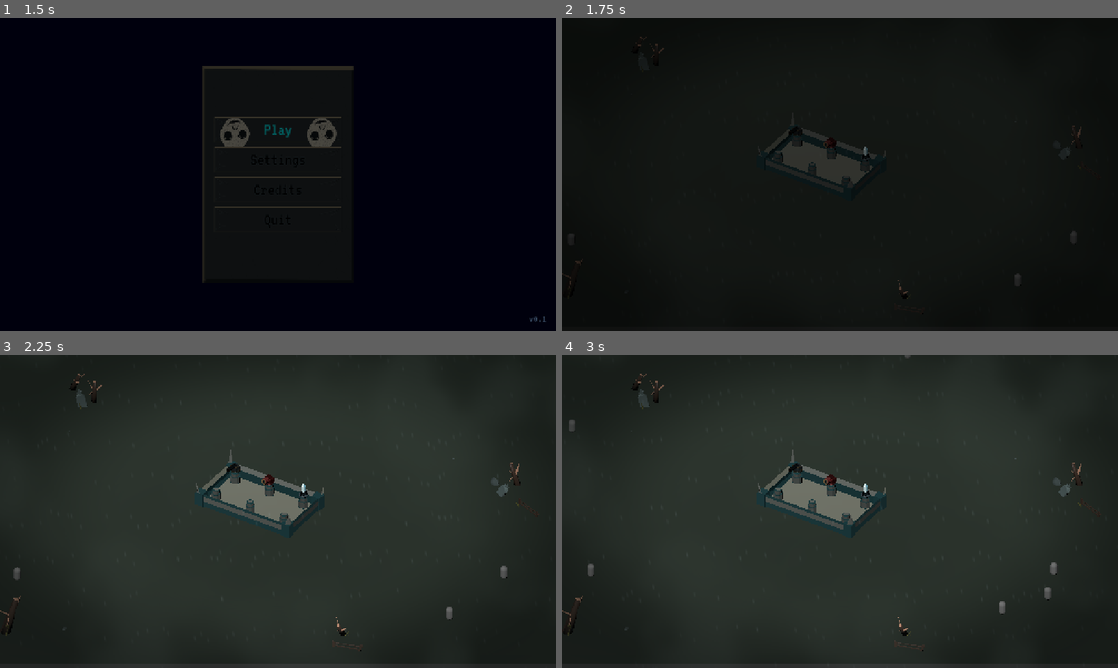
Above: before the commit, frames 1-4 (two rows, left to right).
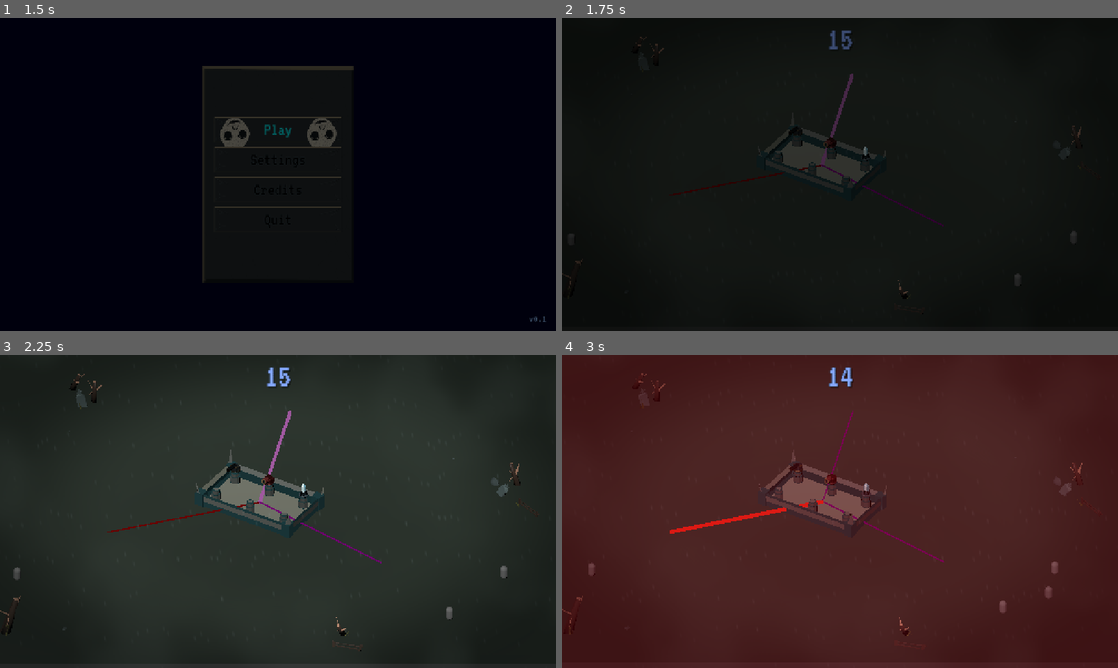
Above: after the commit, the same moments.

Repository: JeremyMarkWilcox/Tower-Defense
Game: Godot game, scene res://core/ui/boot.tscn
Two runs of this game, one before a commit and one after it. Both use one fixed random seed, a clock stepped at 60 frames per second and the inputs below. Sound files missing from this copy of the repository are replaced by a short silence.
Inputs (mouse positions are in pixels of both pictures, inside the frame that each line leads up to):
- Up to frame 1 (1.5 s): click "Play" at 0.5 s; click "Play" at 1.25 s
- Up to frame 2 (1.75 s): no input
- Up to frame 3 (2.25 s): tap Enter at 2 s; move the mouse to (400, 495) at 2.02 s; hold Right (ui_right) from 2.03 s (still down); hold N (call_next_wave, bound only before the commit) from 2.03 s (still down); click (400, 495) at 2.17 s
- Up to frame 4 (3 s): tap B at 2.3, 2.85 s; move the mouse to (728, 527) at 2.77 s; release Right (ui_right) at 2.78 s; release N (call_next_wave, bound only before the commit) at 2.78 s; hold Down (ui_down) from 2.78 s (still down); click (728, 527) at 2.92 s

Frame 1 is identical in both runs. In frame 2, 0.5% of the frame differs, in the area x 19-69%, y 4-67%; in frame 3, 0.5%; in frame 4, 100%, in the area x 0-100%, y 0-100%.

Commit message:
Added threads to game

Diff:
--- a/core/autoloads/settings.gd
+++ b/core/autoloads/settings.gd
@@ -13,7 +13,6 @@
 
 var _config := ConfigFile.new()
 
-var game_speed := 1.0
 
 func _ready() -> void:
 	load_settings()
@@ -55,7 +54,6 @@
 	_config.set_value("display", "ui_scale", ui_scale)
 	_config.set_value("accessibility", "screen_shake", screen_shake)
 	_config.set_value("accessibility", "flashing", flashing)
-	_config.set_value("gameplay", "game_speed", game_speed)
 	var error := _config.save(CONFIG_PATH)
 	if error != OK:
 		push_warning("Settings: could not save %s" % CONFIG_PATH)
@@ -70,7 +68,6 @@
 	ui_scale = _config.get_value("display", "ui_scale", ui_scale)
 	screen_shake = _config.get_value("accessibility", "screen_shake", screen_shake)
 	flashing = _config.get_value("accessibility", "flashing", flashing)
-	game_speed = _config.get_value("gameplay", "game_speed", game_speed)
 
 
 func _apply_all() -> void:
@@ -79,7 +76,6 @@
 	if not OS.has_feature("web"):  # browsers only allow fullscreen after a click
 		_apply_fullscreen()
 	get_tree().root.content_scale_factor = ui_scale
-	Engine.time_scale = game_speed
 
 
 func _apply_volume(bus: String) -> void:
@@ -94,9 +90,3 @@
 func _apply_fullscreen() -> void:
 	var mode := DisplayServer.WINDOW_MODE_FULLSCREEN if fullscreen else DisplayServer.WINDOW_MODE_WINDOWED
 	DisplayServer.window_set_mode(mode)
-
-
-func set_game_speed(value: float) -> void:
-	game_speed = value
-	Engine.time_scale = game_speed
-	changed.emit()
--- a/core/ui/settings_menu.gd
+++ b/core/ui/settings_menu.gd
@@ -12,8 +12,6 @@
 @export var back_button: Button
 @export var controls_button: Button
 @export var controls_menu: BaseMenu
-@export var game_speed_slider: HSlider
-@export var game_speed_value_label: Label
 @export var ui_scale_down_button: Button
 @export var ui_scale_up_button: Button
 @export var ui_scale_value_label: Label
@@ -30,7 +28,6 @@
 	shake_toggle.toggled.connect(Settings.set_screen_shake)
 	flash_toggle.toggled.connect(Settings.set_flashing)
 	back_button.pressed.connect(MenuManager.close_menu)
-	game_speed_slider.value_changed.connect(_on_game_speed_changed)
 	ui_scale_down_button.pressed.connect(_step_ui_scale.bind(-1))
 	ui_scale_up_button.pressed.connect(_step_ui_scale.bind(1))
 
@@ -53,15 +50,6 @@
 	super()
 
 
-func _on_game_speed_changed(value: float) -> void:
-	Settings.set_game_speed(value)
-	_update_game_speed_label(value)
-
-
-func _update_game_speed_label(value: float) -> void:
-	game_speed_value_label.text = "%sx" % value
-
-
 func _sync_from_settings() -> void:
 	master_slider.set_value_no_signal(Settings.volumes["Master"])
 	music_slider.set_value_no_signal(Settings.volumes["Music"])
@@ -74,8 +62,6 @@
 	fullscreen_toggle.set_pressed_no_signal(is_fullscreen)
 	shake_toggle.set_pressed_no_signal(Settings.screen_shake)
 	flash_toggle.set_pressed_no_signal(Settings.flashing)
-	game_speed_slider.set_value_no_signal(Settings.game_speed)
-	_update_game_speed_label(Settings.game_speed)
 	_update_ui_scale_display()
 
 
--- a/core/ui/settings_menu.tscn
+++ b/core/ui/settings_menu.tscn
@@ -3,7 +3,7 @@
 [ext_resource type="Script" uid="uid://ofjd23x0aj6q" path="res://core/ui/settings_menu.gd" id="1_ig1xr"]
 [ext_resource type="Theme" uid="uid://big3vhu7k1hbb" path="res://core/theme/base_theme.tres" id="3_2255v"]
 
-[node name="SettingsMenu" type="Control" unique_id=662873383 …(138 unchanged characters)… le", "back_button", "controls_button", "game_speed_slider", "game_speed_value_label", "ui_scale_down_button", "ui_scale_up_button", "ui_scale_value_label", "first_focus", "focus_chain")]
+[node name="SettingsMenu" type="Control" unique_id=662873383 …(138 unchanged characters)… le", "back_button", "controls_button", "ui_scale_down_button", "ui_scale_up_button", "ui_scale_value_label", "first_focus", "focus_chain")]
 layout_mode = 3
 anchors_preset = 15
 anchor_right = 1.0
@@ -20,13 +20,11 @@
 flash_toggle = NodePath("VBoxMain/ScrollContainer/ScrollerVBox/FlashingEffectsBox/FlashingEffects")
 back_button = NodePath("VBoxMain/BackButton")
 controls_button = NodePath("VBoxMain/ScrollContainer/ScrollerVBox/ControlsButton")
-game_speed_slider = NodePath("VBoxMain/ScrollContainer/ScrollerVBox/GameSpeedBox/GameSpeedSlider")
-game_speed_value_label = NodePath("VBoxMain/ScrollContainer/ScrollerVBox/GameSpeedBox/GameSpeedValue")
 ui_scale_down_button = NodePath("VBoxMain/ScrollContainer/ScrollerVBox/UIScale/UiScaleDown")
 ui_scale_up_button = NodePath("VBoxMain/ScrollContainer/ScrollerVBox/UIScale/UiScaleUp")
 ui_scale_value_label = NodePath("VBoxMain/ScrollContainer/ScrollerVBox/UIScale/UiScaleValue")
 first_focus = NodePath("VBoxMain/ScrollContainer/ScrollerVBox/Master/MasterHSlider")
-focus_chain = [NodePath("VBoxMain/ScrollContainer/ScrollerVB …(552 unchanged characters)… ("VBoxMain/ScrollContainer/ScrollerVBox/GameSpeedBox/GameSpeedSlider"), NodePath("VBoxMain/ScrollContainer/ScrollerVBox/ControlsButton"), NodePath("VBoxMain/BackButton")]
+focus_chain = [NodePath("VBoxMain/ScrollContainer/ScrollerVB …(552 unchanged characters)… ("VBoxMain/ScrollContainer/ScrollerVBox/ControlsButton"), NodePath("VBoxMain/BackButton")]
 metadata/_edit_horizontal_guides_ = [-51.0]
 
 [node name="Dim" type="ColorRect" parent="." unique_id=316380518]
@@ -220,28 +218,6 @@
 text = "Gameplay"
 horizontal_alignment = 1
 
-[node name="GameSpeedBox" type="HBoxContainer" parent="VBoxMain/ScrollContainer/ScrollerVBox" unique_id=1834207407]
-layout_mode = 2
-
-[node name="GameSpeedText" type="Label" parent="VBoxMain/ScrollContainer/ScrollerVBox/GameSpeedBox" unique_id=368132536]
-layout_mode = 2
-theme = ExtResource("3_2255v")
-text = "Game Speed        "
-
-[node name="GameSpeedSlider" type="HSlider" parent="VBoxMain/ScrollContainer/ScrollerVBox/GameSpeedBox" unique_id=558781620]
-layout_mode = 2
-size_flags_horizontal = 3
-min_value = 0.5
-max_value = 2.0
-step = 0.25
-value = 0.5
-
-[node name="GameSpeedValue" type="Label" parent="VBoxMain/ScrollContainer/ScrollerVBox/GameSpeedBox" unique_id=1405486294]
-custom_minimum_size = Vector2(50, 0)
-layout_mode = 2
-theme = ExtResource("3_2255v")
-text = "1x\" and \"1.75x"
-
 [node name="ControlsButton" type="Button" parent="VBoxMain/ScrollContainer/ScrollerVBox" unique_id=190658101]
 layout_mode = 2
 size_flags_horizontal = 4
--- a/game/data/enemies/base_enemy/enemy_data.gd
+++ b/game/data/enemies/base_enemy/enemy_data.gd
@@ -10,5 +10,7 @@
 @export_range(1, 10000) var max_health := 10
 @export_range(0, 1000) var stronghold_damage := 1
 @export_range(0, 1000) var bounty := 1
+## Color of Signal Threads that hold this enemy type.
+@export var thread_color := Color.WHITE
 ## Killing a boss wins the run.
 @export var is_boss := false
--- a/game/data/enemies/unique_enemies/cultist.tres
+++ b/game/data/enemies/unique_enemies/cultist.tres
@@ -8,4 +8,5 @@
 display_name = "Cultist"
 scene = ExtResource("1_6guiu")
 bounty = 2
+thread_color = Color(0.44685185, 0.00013880909, 0.44684857, 1)
 metadata/_custom_type_script = "uid://dynep1f7hnh6a"
--- a/game/data/enemies/unique_enemies/greater_demon.tres
+++ b/game/data/enemies/unique_enemies/greater_demon.tres
@@ -11,5 +11,6 @@
 max_health = 300
 stronghold_damage = 50
 bounty = 100
+thread_color = Color(0.4180398, 8.8440254e-07, 1.92523e-07, 1)
 is_boss = true
 metadata/_custom_type_script = "uid://dynep1f7hnh6a"
--- a/game/data/waves/base_data/wave_definition.gd
+++ b/game/data/waves/base_data/wave_definition.gd
@@ -1,9 +1,12 @@
 class_name WaveDefinition
 extends Resource
-## One wave: what spawns, how long until the next wave, and the early-call reward.
+## One wave: the baseline trickle, how long until the next wave, and an optional lull.
 
 @export var groups: Array[SpawnGroup] = []
 ## Seconds until the next wave starts on its own.
-@export_range(1.0, 300.0, 0.5, "suffix:s") var duration := 20.0
-## Gold for calling the next wave before this one's timer runs out.
-@export_range(0, 1000) var early_call_bonus := 3
+@export_range(1.0, 300.0, 0.5, "suffix:s") var duration := 30.0
+## Optional Signal Threads lull for this wave.
+@export var lull: LullDefinition
+## Seconds into the wave before the lull starts. Keep lull_start + the lull's
+## duration under this wave's duration, or the next wave cuts the lull short.
+@export_range(0.0, 300.0, 0.5, "suffix:s") var lull_start := 8.0
--- a/game/data/waves/unique_waves/wave_01.tres
+++ b/game/data/waves/unique_waves/wave_01.tres
@@ -3,6 +3,7 @@
 [ext_resource type="Script" uid="uid://cmo6to4a6tibi" path="res://game/data/waves/base_data/spawn_group.gd" id="1_4buek"]
 [ext_resource type="Resource" uid="uid://crniaq8n2b6bv" path="res://game/data/enemies/unique_enemies/cultist.tres" id="2_7qaua"]
 [ext_resource type="Script" uid="uid://bvroyv8j4sgmi" path="res://game/data/waves/base_data/wave_definition.gd" id="2_x3uce"]
+[ext_resource type="Resource" uid="uid://bchml4lumf1wr" path="res://game/data/threads/lulls/lull_test.tres" id="3_pho53"]
 
 [sub_resource type="Resource" id="Resource_7gs6h"]
 script = ExtResource("1_4buek")
@@ -22,4 +23,6 @@
 [resource]
 script = ExtResource("2_x3uce")
 groups = Array[ExtResource("1_4buek")]([SubResource("Resource_7gs6h"), SubResource("Resource_wo47w"), SubResource("Resource_kba43")])
+lull = ExtResource("3_pho53")
+lull_start = 0.0
 metadata/_custom_type_script = "uid://bvroyv8j4sgmi"
--- a/game/game/game.tscn
+++ b/game/game/game.tscn
@@ -24,6 +24,7 @@
 [ext_resource type="PackedScene" uid="uid://dl7btnuthvvlb" path="res://assets/3d_art/towers/FireTower.glb" id="9_leid8"]
 [ext_resource type="PackedScene" uid="uid://dm6ojjrnrnkqg" path="res://assets/3d_art/towers/IceTower.glb" id="10_8bboj"]
 [ext_resource type="PackedScene" uid="uid://dj4pwl2xdjjfq" path="res://game/ui/run_end_screen.tscn" id="11_3vho3"]
+[ext_resource type="PackedScene" uid="uid://dfad8mr7np0na" path="res://game/threads/signal_threads/signal_system.tscn" id="11_7l47o"]
 [ext_resource type="PackedScene" uid="uid://b82y0h3s65i2h" path="res://assets/3d_art/towers/CannonTower.glb" id="23_5e03w"]
 
 [sub_resource type="ShaderMaterial" id="ShaderMaterial_4cobl"]
@@ -150,6 +151,15 @@
 [node name="IceTower" parent="World" unique_id=879949465 instance=ExtResource("10_8bboj")]
 transform = Transform3D(1, 0, 0, 0, 1, 0, 0, 0, 1, 2.4456089, 2.748484, -1.5844189)
 
+[node name="SignalSystem" parent="World" unique_id=1072541974 instance=ExtResource("11_7l47o")]
+
+[node name="ThreadManager" parent="World/SignalSystem" index="1" unique_id=791041048 node_paths=PackedStringArray("center", "camera")]
+center = NodePath("../../Environment/Stronghold")
+camera = NodePath("../../Camera3D")
+
+[node name="ThreadFeedback" parent="World/SignalSystem" index="3" unique_id=11552838 node_paths=PackedStringArray("camera")]
+camera = NodePath("../../Camera3D")
+
 [node name="Atmosphere" type="CanvasLayer" parent="." unique_id=67527882]
 layer = 0
 
@@ -182,13 +192,14 @@
 
 [node name="Systems" type="Node" parent="." unique_id=1873627118]
 
-[node name="GameManager" type="Node" parent="Systems" unique_id=181638440 node_paths=PackedStringArray("pause_menu", "wave_manager", "end_screen", "stronghold", "gold_manager")]
+[node name="GameManager" type="Node" parent="Systems" unique_id=181638440 node_paths=PackedStringArray("pause_menu", "end_screen", "wave_manager", "stronghold", "gold_manager", "thread_manager")]
 script = ExtResource("1_l1rk1")
 pause_menu = NodePath("../../UI/PauseMenu")
+end_screen = NodePath("../../UI/EndScreen")
 wave_manager = NodePath("../WaveManager")
-end_screen = NodePath("../../UI/EndScreen")
 stronghold = NodePath("../../World/Environment/Stronghold")
 gold_manager = NodePath("../GoldManager")
+thread_manager = NodePath("../../World/SignalSystem/ThreadManager")
 
 [node name="WaveManager" type="Node" parent="Systems" unique_id=1737513906 node_paths=PackedStringArray("enemy_container", "stronghold")]
 script = ExtResource("2_u5opy")
@@ -218,3 +229,4 @@
 
 [editable path="World/Environment/Stronghold"]
 [editable path="World/Environment/Stronghold/stronghold_base"]
+[editable path="World/SignalSystem"]
--- a/game/managers/game_manager.gd
+++ b/game/managers/game_manager.gd
@@ -8,10 +8,11 @@
 
 @export var music: AudioStream
 @export var pause_menu: BaseMenu
+@export var end_screen: RunEndScreen
 @export var wave_manager: WaveManager
-@export var end_screen: RunEndScreen
 @export var stronghold: Stronghold
 @export var gold_manager: GoldManager
+@export var thread_manager: ThreadManager
 
 var state: RunState = RunState.SETUP
 
@@ -33,7 +34,8 @@
 	wave_manager.boss_defeated.connect(_win)
 	wave_manager.enemy_reached_stronghold.connect(stronghold.take_damage)
 	wave_manager.enemy_killed.connect(gold_manager.add_gold)
-	wave_manager.early_call_rewarded.connect(gold_manager.add_gold)
+	wave_manager.lull_requested.connect(thread_manager.start_lull)
+	thread_manager.thread_released.connect(_on_thread_released)
 	stronghold.destroyed.connect(_lose)
 	# Temporary prints until the HUD exists.
 	gold_manager.gold_changed.connect(func(current: int) -> void:
@@ -54,8 +56,7 @@
 	if state != RunState.ACTIVE:
 		return  # the outcome is decided once
 	state = RunState.VICTORY
-	wave_manager.stop()
-	MenuManager.close_all()
+	_end_run()
 	end_screen.set_result(true)
 	MenuManager.open_menu(end_screen)
 
@@ -64,10 +65,19 @@
 	if state != RunState.ACTIVE:
 		return
 	state = RunState.DEFEAT
-	wave_manager.stop()
-	MenuManager.close_all()
+	_end_run()
 	end_screen.set_result(false)
 	MenuManager.open_menu(end_screen)
+
+
+func _end_run() -> void:
+	wave_manager.stop()
+	thread_manager.stop()
+	MenuManager.close_all()
+
+
+func _on_thread_released(data: SignalThreadData, at: Vector3) -> void:
+	wave_manager.spawn_group(data.enemy, data.count, data.spawn_interval, at)
 
 
 func _unhandled_input(event: InputEvent) -> void:
@@ -76,12 +86,6 @@
 	if event.is_action_pressed("pause") and not MenuManager.is_menu_open():
 		MenuManager.open_menu(pause_menu)
 		get_viewport().set_input_as_handled()
-	elif event.is_action_pressed("call_next_wave"):
-		wave_manager.call_next_wave()
-		get_viewport().set_input_as_handled()
-	elif OS.is_debug_build() and event is InputEventKey and event.is_pressed() \
-			and not event.is_echo() and (event as InputEventKey).keycode == KEY_B:
-		print("Spend 5: ", gold_manager.try_spend(5))
 
 
 func _on_window_size_changed() -> void:
--- a/game/managers/thread_manager.gd
+++ b/game/managers/thread_manager.gd
@@ -23,8 +23,6 @@
 @export var camera: Camera3D
 ## Distance from the Stronghold to the map edge, where groups spawn.
 @export var thread_length := 18.0
-## One color per enemy type, so every thread of that type matches.
-@export var thread_colors: Dictionary[EnemyData, Color] = {}
 @export var default_color := Color.WHITE
 
 var _lull: LullDefinition
@@ -72,6 +70,15 @@
 		_spawn_thread(lull.threads[i], angles[i])
 	_select(0)
 	lull_started.emit(lull.duration)
+
+
+## Ends the current lull without releasing anything.
+func stop() -> void:
+	for thread in _threads:
+		thread.queue_free()
+	_threads.clear()
+	if is_active():
+		_end_lull()
 
 
 func _process(delta: float) -> void:
@@ -140,7 +147,7 @@
 	var thread := thread_scene.instantiate() as SignalThread
 	thread_container.add_child(thread)
 	thread.global_position = center.global_position
-	var color: Color = thread_colors.get(data.enemy, default_color)
+	var color := data.enemy.thread_color if data.enemy else default_color
 	thread.setup(data, _screen_to_world(screen_angle), thread_length, color)
 	thread.hovered.connect(_on_thread_hovered)
 	thread.clicked.connect(_on_thread_clicked)
--- a/game/managers/wave_manager.gd
+++ b/game/managers/wave_manager.gd
@@ -1,27 +1,33 @@
 class_name WaveManager
 extends Node
-## Spawns waves on a timer. Never waits for an empty battlefield.
-## Uses its own clock in _process, so pause and game speed both just work.
+## Runs the baseline trickle on a timer and hands each wave's lull to ThreadManager.
+## The only place enemies are spawned, including groups released by Signal Threads.
+## Never waits for an empty battlefield. Uses its own clock, so pause and game speed work.
 
 signal wave_started(wave_number: int, total_waves: int)
 signal enemy_killed(bounty: int)
 signal enemy_reached_stronghold(damage: int)
-signal early_call_rewarded(bonus: int)
+signal lull_requested(lull: LullDefinition)
 signal boss_defeated
-
 
 @export var waves: Array[WaveDefinition] = []
 @export var enemy_container: Node3D
 @export var stronghold: Stronghold
+## Match ThreadManager's thread_length so both spawn at the map edge.
 @export var spawn_radius := 18.0
 @export var arrive_radius := 1.5
+## Random spread around a thread's end so a group doesn't stack on one spot.
+@export var group_spread := 0.8
 
 var current_wave := -1  # index into waves; -1 before the first wave
 
 var _is_running := false
 var _run_clock := 0.0
 var _wave_time_left := 0.0
-var _pending: Array[Dictionary] = []  # { "time": float, "enemy": EnemyData }, sorted by time
+# { "time": float, "enemy": EnemyData, "position": Vector3 or null for the ring }
+var _pending: Array[Dictionary] = []
+var _pending_lull: LullDefinition
+var _lull_time := 0.0
 var _alive: Array[BaseEnemy] = []
 
 
@@ -45,14 +51,13 @@
 	return _wave_time_left if has_next_wave() else 0.0
 
 
-## Starts the next wave now and pays the current wave's early-call bonus.
-func call_next_wave() -> void:
-	if not _is_running or not has_next_wave():
+## Spawns a group at a fixed point. Signal Threads use this through GameManager.
+func spawn_group(enemy_data: EnemyData, count: int, interval: float, at: Vector3) -> void:
+	if not _is_running or enemy_data == null:
 		return
-	var bonus := waves[current_wave].early_call_bonus
-	_start_wave(current_wave + 1)
-	if bonus > 0:
-		early_call_rewarded.emit(bonus)
+	for i in count:
+		_pending.append({"time": _run_clock + i * interval, "enemy": enemy_data, "position": at})
+	_sort_pending()
 
 
 func _process(delta: float) -> void:
@@ -61,7 +66,11 @@
 	_run_clock += delta
 	while not _pending.is_empty() and float(_pending[0]["time"]) <= _run_clock:
 		var entry: Dictionary = _pending.pop_front()
-		_spawn(entry["enemy"] as EnemyData)
+		_spawn(entry["enemy"] as EnemyData, entry["position"])
+	if _pending_lull and _run_clock >= _lull_time:
+		var lull := _pending_lull
+		_pending_lull = null
+		lull_requested.emit(lull)
 	if has_next_wave():
 		_wave_time_left -= delta
 		if _wave_time_left <= 0.0:
@@ -72,8 +81,6 @@
 	current_wave = index
 	var wave := waves[index]
 	_wave_time_left = wave.duration
-	# Spawn times are on the run clock, so an early call never cancels
-	# spawns still pending from the previous wave.
 	for group in wave.groups:
 		if group == null or group.enemy == null:
 			continue
@@ -81,13 +88,20 @@
 			_pending.append({
 				"time": _run_clock + group.start_delay + i * group.interval,
 				"enemy": group.enemy,
+				"position": null,
 			})
-	_pending.sort_custom(func(a: Dictionary, b: Dictionary) -> bool:
-		return float(a["time"]) < float(b["time"]))
+	_sort_pending()
+	_pending_lull = wave.lull
+	_lull_time = _run_clock + wave.lull_start
 	wave_started.emit(index + 1, waves.size())
 
 
-func _spawn(enemy_data: EnemyData) -> void:
+func _sort_pending() -> void:
+	_pending.sort_custom(func(a: Dictionary, b: Dictionary) -> bool:
+		return float(a["time"]) < float(b["time"]))
+
+
+func _spawn(enemy_data: EnemyData, at: Variant) -> void:
 	if enemy_data.scene == null:
 		push_warning("WaveManager: %s has no scene" % enemy_data.display_name)
 		return
@@ -96,9 +110,16 @@
 		push_error("WaveManager: %s scene root is not a BaseEnemy" % enemy_data.display_name)
 		return
 	var center := stronghold.global_position
-	var angle := randf() * TAU
+	var spawn_position: Vector3
+	if at == null:
+		var angle := randf() * TAU
+		spawn_position = center + Vector3(cos(angle), 0.0, sin(angle)) * spawn_radius
+	else:
+		var spot: Vector3 = at
+		spawn_position = spot + Vector3(randf_range(-group_spread, group_spread), 0.0,
+				randf_range(-group_spread, group_spread))
 	enemy_container.add_child(enemy)
-	enemy.global_position = center + Vector3(cos(angle), 0.0, sin(angle)) * spawn_radius
+	enemy.global_position = spawn_position
 	enemy.setup(enemy_data, center, arrive_radius)
 	enemy.died.connect(_on_enemy_died)
 	enemy.reached_stronghold.connect(_on_enemy_reached_stronghold)
--- /dev/null
+++ b/game/threads/signal_threads/signal_system.tscn
@@ -0,0 +1,65 @@
+[gd_scene format=3 uid="uid://dfad8mr7np0na"]
+
+[ext_resource type="Script" uid="uid://gnn5x4jgay38" path="res://game/managers/thread_manager.gd" id="3_d6mrp"]
+[ext_resource type="PackedScene" uid="uid://dxiaycn0rmy1n" path="res://game/threads/signal_threads/signal_thread.tscn" id="4_ntrhb"]
+[ext_resource type="Script" uid="uid://dw63nkt6ikr6k" path="res://game/data/threads/lulls/lull_timer.gd" id="7_w0ieh"]
+[ext_resource type="Theme" uid="uid://docepy01vs1ci" path="res://assets/theme/tower-defense_theme.tres" id="8_ensoo"]
+[ext_resource type="Script" uid="uid://ba6rpq5fhc23t" path="res://game/data/threads/base_thread/thread_feedback.gd" id="9_qukkj"]
+[ext_resource type="AudioStream" uid="uid://5pmss0av5i1" path="res://assets/sounds/sfx/back_002.ogg" id="10_swm82"]
+[ext_resource type="AudioStream" uid="uid://d4bsisau8la3h" path="res://assets/sounds/sfx/question_004.wav" id="11_hch2e"]
+
+[node name="SignalSystem" type="Node3D" unique_id=1072541974]
+
+[node name="Threads" type="Node3D" parent="." unique_id=1192624320]
+
+[node name="ThreadManager" type="Node" parent="." unique_id=791041048 node_paths=PackedStringArray("thread_container")]
+script = ExtResource("3_d6mrp")
+thread_scene = ExtResource("4_ntrhb")
+thread_container = NodePath("../Threads")
+
+[node name="UI" type="CanvasLayer" parent="." unique_id=1075648712]
+
+[node name="PulseRect" type="ColorRect" parent="UI" unique_id=994932982]
+anchors_preset = 15
+anchor_right = 1.0
+anchor_bottom = 1.0
+grow_horizontal = 2
+grow_vertical = 2
+mouse_filter = 2
+color = Color(1, 1, 1, 0)
+
+[node name="LullTimer" type="Control" parent="UI" unique_id=1183315398 node_paths=PackedStringArray("thread_manager", "label")]
+custom_minimum_size = Vector2(0, 100)
+layout_mode = 3
+anchors_preset = 5
+anchor_left = 0.5
+anchor_right = 0.5
+offset_left = -20.0
+offset_right = 20.0
+offset_bottom = 100.0
+grow_horizontal = 2
+size_flags_vertical = 0
+mouse_filter = 2
+script = ExtResource("7_w0ieh")
+thread_manager = NodePath("../../ThreadManager")
+label = NodePath("Label")
+
+[node name="Label" type="Label" parent="UI/LullTimer" unique_id=1818317055]
+layout_mode = 1
+anchors_preset = 15
+anchor_right = 1.0
+anchor_bottom = 1.0
+grow_horizontal = 2
+grow_vertical = 2
+theme = ExtResource("8_ensoo")
+theme_type_variation = &"TitleLabel"
+text = "Place Holder"
+horizontal_alignment = 1
+vertical_alignment = 1
+
+[node name="ThreadFeedback" type="Node" parent="." unique_id=11552838 node_paths=PackedStringArray("thread_manager", "pulse_rect")]
+script = ExtResource("9_qukkj")
+thread_manager = NodePath("../ThreadManager")
+pulse_rect = NodePath("../UI/PulseRect")
+refusal_sound = ExtResource("10_swm82")
+cooldown_sound = ExtResource("11_hch2e")
--- a/game/threads/test_thread/thread_test.tscn
+++ b/game/threads/test_thread/thread_test.tscn
@@ -1,7 +1,7 @@
 [gd_scene format=3 uid="uid://clf8ysodcag78"]
 
 [ext_resource type="Script" uid="uid://bivgfbt0xn486" path="res://game/data/threads/test_thread/test_thread.gd" id="1_0skb2"]
-[ext_resource type="PackedScene" uid="uid://dxiaycn0rmy1n" path="res://game/threads/signal_thread.tscn" id="2_2xcy8"]
+[ext_resource type="PackedScene" uid="uid://dxiaycn0rmy1n" path="res://game/threads/signal_threads/signal_thread.tscn" id="2_2xcy8"]
 [ext_resource type="Resource" uid="uid://bchml4lumf1wr" path="res://game/data/threads/lulls/lull_test.tres" id="2_yhdev"]
 [ext_resource type="Script" uid="uid://gnn5x4jgay38" path="res://game/managers/thread_manager.gd" id="4_0skb2"]
 [ext_resource type="Script" uid="uid://dynep1f7hnh6a" path="res://game/data/enemies/base_enemy/enemy_data.gd" id="5_yhdev"]
@@ -59,6 +59,7 @@
 grow_vertical = 2
 mouse_filter = 2
 color = Color(1, 1, 1, 0)
+metadata/_edit_use_anchors_ = true
 
 [node name="LullTimer" type="Control" parent="UI" unique_id=1183315398 node_paths=PackedStringArray("thread_manager", "label")]
 custom_minimum_size = Vector2(0, 100)
@@ -75,6 +76,7 @@
 script = ExtResource("7_ypdrj")
 thread_manager = NodePath("../../ThreadManager")
 label = NodePath("Label")
+metadata/_edit_use_anchors_ = true
 
 [node name="Label" type="Label" parent="UI/LullTimer" unique_id=1818317055]
 layout_mode = 1
@@ -88,6 +90,7 @@
 text = "Place Holder"
 horizontal_alignment = 1
 vertical_alignment = 1
+metadata/_edit_use_anchors_ = true
 
 [node name="ThreadFeedback" type="Node" parent="." unique_id=11552838 node_paths=PackedStringArray("thread_manager", "camera", "pulse_rect")]
 script = ExtResource("9_f2jag")
--- a/project.godot
+++ b/project.godot
@@ -66,12 +66,6 @@
 , Object(InputEventJoypadButton,"resource_local_to_scene":false,"resource_name":"","device":-1,"button_index":6,"pressure":0.0,"pressed":false,"script":null)
 ]
 }
-call_next_wave={
-"deadzone": 0.2,
-"events": [Object(InputEventKey,"resource_local_to_scene":false,"resource_name":"","device":-1,"window_id":0,"alt_pressed":false,"shift_pressed":false,"ctrl_pressed":false,"meta_pressed":false,"pressed":false,"keycode":0,"physical_keycode":78,"key_label":0,"unicode":110,"location":0,"echo":false,"script":null)
-, Object(InputEventJoypadButton,"resource_local_to_scene":false,"resource_name":"","device":-1,"button_index":3,"pressure":0.0,"pressed":false,"script":null)
-]
-}
 thread_next={
 "deadzone": 0.2,
 "events": [Object(InputEventKey,"resource_local_to_scene":false,"resource_name":"","device":-1,"window_id":0,"alt_press …(192 unchanged characters)…
Renamed: game/threads/signal_thread.tscn -> game/threads/signal_threads/signal_thread.tscn
